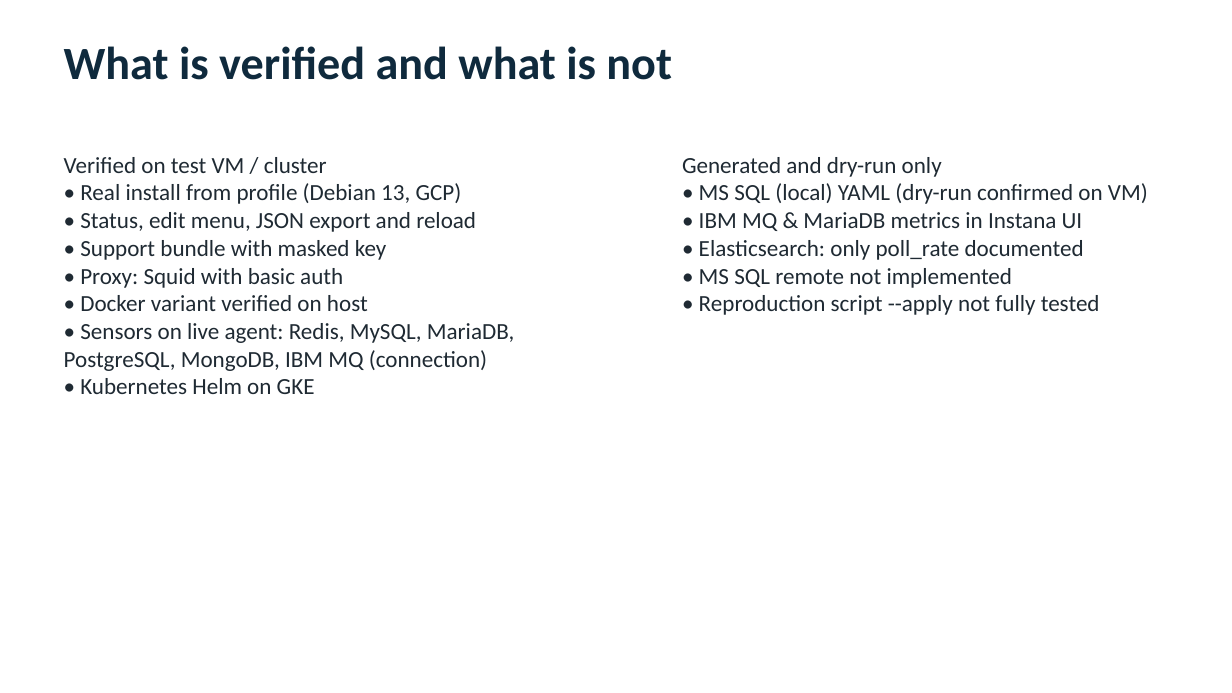
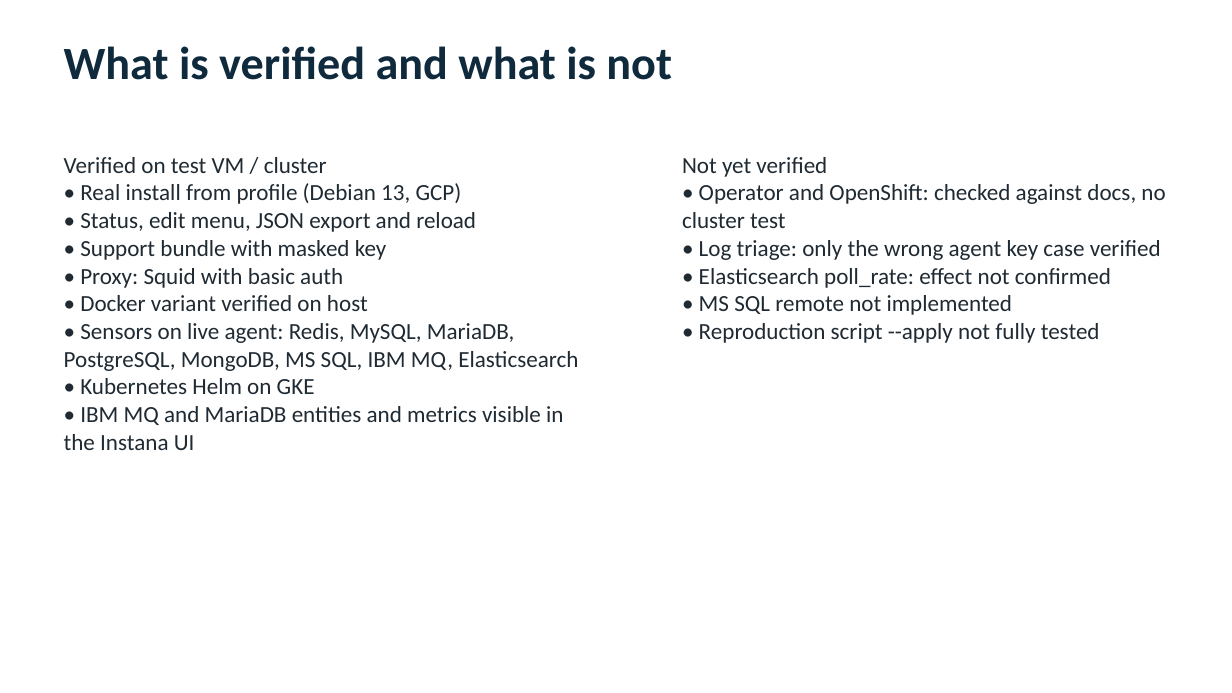
Before and after one commit to miodragmikrut1980/instana-agent-script, a slide deck: slide 10 of presentation/Instana-Agent-Installer.pptx. Drawn at 1232x693 pixels with LibreOffice and Linux fonts; fonts in the diff are those of the drawing. Boxes give left, top, right and bottom in pixels: in the first picture for what was removed or moved away, otherwise in the second. Text is boxed around its words. In the diff, an @@ line names an element or a change of style, - is before the commit and + after.

Commit message:
Presentation: IBM MQ and MariaDB confirmed in UI, next steps updated

```diff
--- a/presentation/Instana-Agent-Installer.pptx
+++ b/presentation/Instana-Agent-Installer.pptx
@@ text at (682,157,1165,288): text changed @@
-Generated and dry-run only
-• MS SQL (local) YAML (dry-run confirmed on VM)
-• IBM MQ & MariaDB metrics in Instana UI
-• Elasticsearch: only poll_rate documented
+Not yet verified
+• Operator and OpenShift: checked against docs, no cluster test
+• Log triage: only the wrong agent key case verified
+• Elasticsearch poll_rate: effect not confirmed
@@ text at (64,323,578,371): text changed @@
-• Sensors on live agent: Redis, MySQL, MariaDB, PostgreSQL, MongoDB, IBM MQ (connection)
+• Sensors on live agent: Redis, MySQL, MariaDB, PostgreSQL, MongoDB, MS SQL, IBM MQ, Elasticsearch
@@ text at (64,406,563,450): paragraph added @@
+• IBM MQ and MariaDB entities and metrics visible in the Instana UI
```
Also in this commit, not shown: 2 other slides changed.
